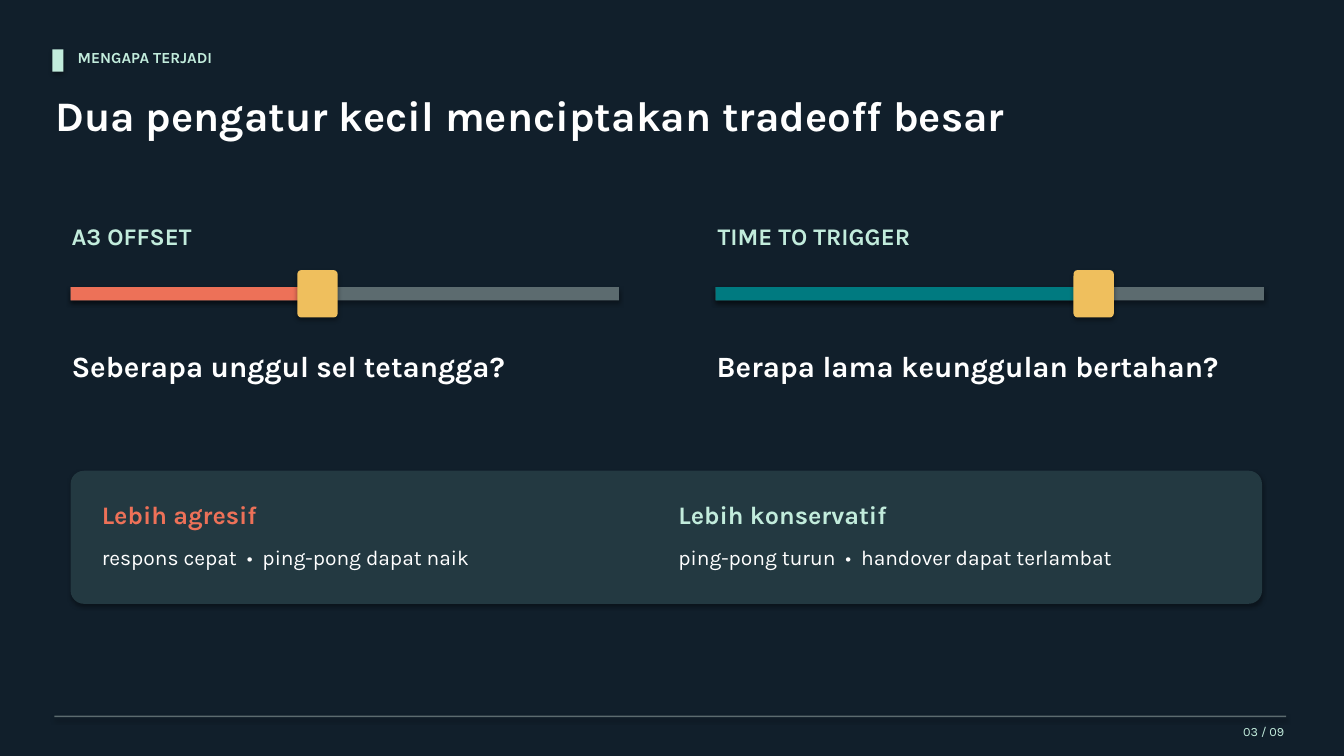
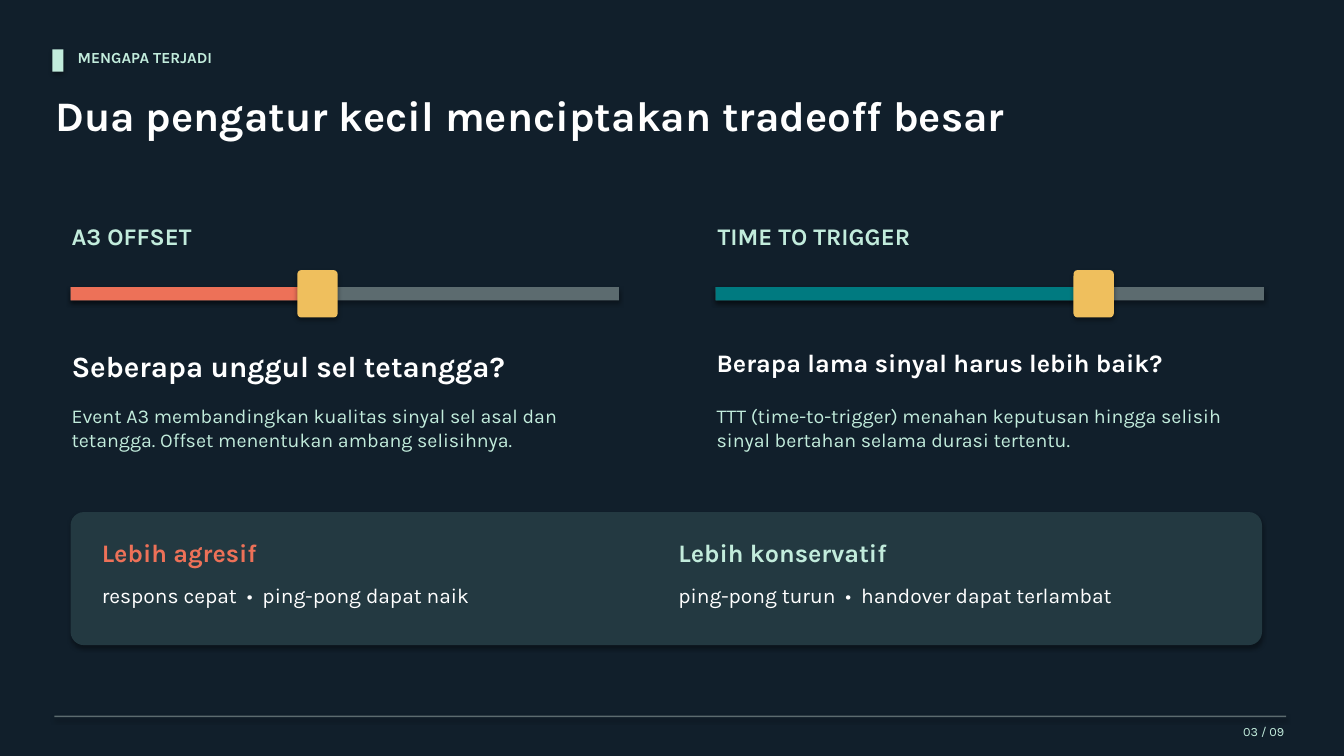
Before and after one commit to Neiljustiin/Codex-Cloud, a slide deck: slide 3 of Pitchdeck_TA_Supervisory_Agent_Alternatif.pptx. Drawn at 1344x756 pixels with LibreOffice and Linux fonts; fonts in the diff are those of the drawing. Boxes give left, top, right and bottom in pixels: in the first picture for what was removed or moved away, otherwise in the second. Text is boxed around its words. In the diff, an @@ line names an element or a change of style, - is before the commit and + after.

```diff
--- a/Pitchdeck_TA_Supervisory_Agent_Alternatif.pptx
+++ b/Pitchdeck_TA_Supervisory_Agent_Alternatif.pptx
@@ text at (717,354,1162,379): text changed; size 21 to 18 pt @@
-Berapa lama keunggulan bertahan?
+Berapa lama sinyal harus lebih baik?
@@ text added at (72,409,557,452), 14 pt, text #C2ECDC @@
+Event A3 membandingkan kualitas sinyal sel asal dan tetangga. Offset menentukan ambang selisihnya.
@@ text added at (717,409,1221,452), 14 pt, text #C2ECDC @@
+TTT (time-to-trigger) menahan keputusan hingga selisih sinyal bertahan selama durasi tertentu.
@@ 4 texts, 1 rounded rectangle: place and size @@
-4 texts, 1 rounded rectangle at (71,471,1262,604)
+4 texts, 1 rounded rectangle at (71,512,1262,645)
```
Also in this commit, not shown: 6 other slides changed, 1 other file.
